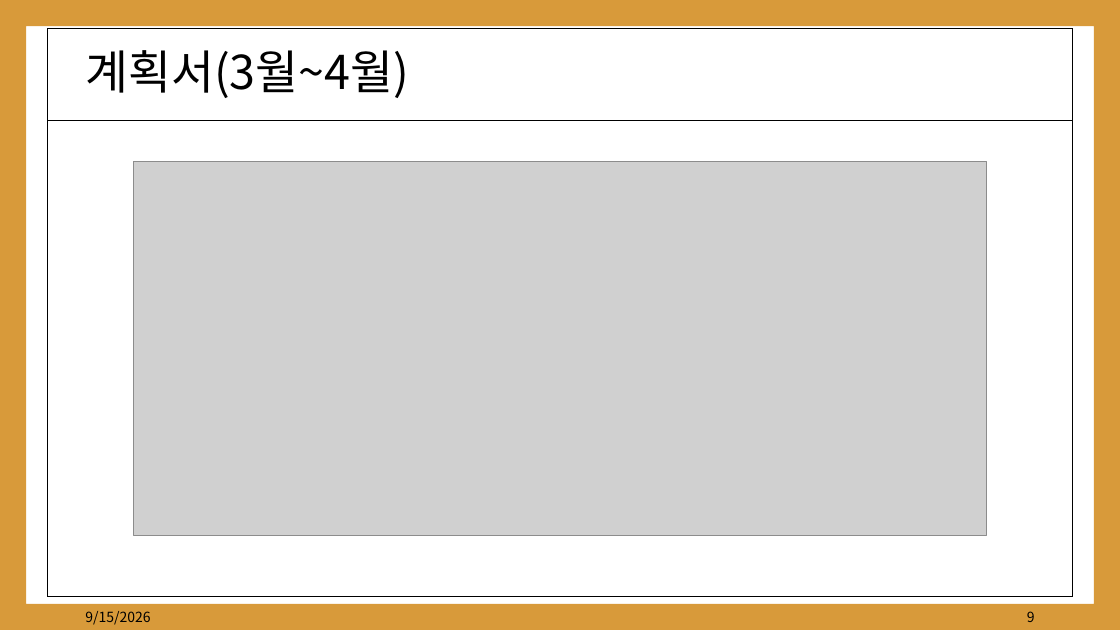
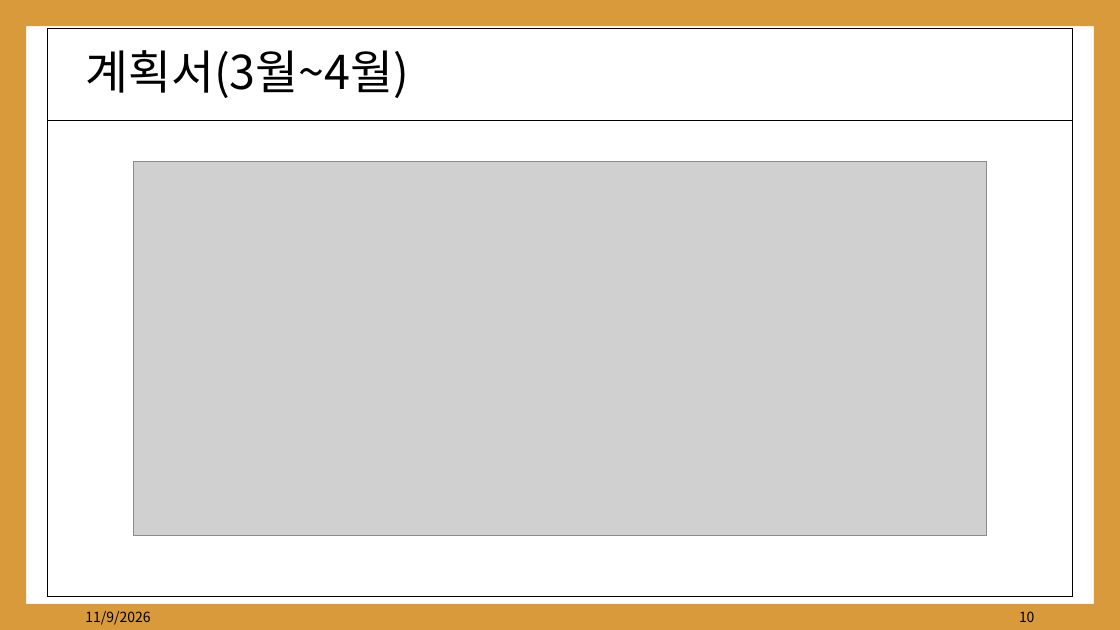
Before and after one commit to kwakyerin/2026_Graduation_Project, a slide deck: slide 10 of documents/HyunahKwon/01_works/01_designing/03_for_pt_professor/1차_연구분야기획서.pptx (slide 9 before the commit). Drawn at 1120x630 pixels with LibreOffice and Linux fonts; fonts in the diff are those of the drawing; grey boxes stand for pictures. Boxes give left, top, right and bottom in pixels: in the first picture for what was removed or moved away, otherwise in the second. Text is boxed around its words. In the diff, an @@ line names an element or a change of style, - is before the commit and + after.

```diff
--- a/documents/HyunahKwon/01_works/01_designing/03_for_pt_professor/1차_연구분야기획서.pptx
+++ b/documents/HyunahKwon/01_works/01_designing/03_for_pt_professor/1차_연구분야기획서.pptx
@@ text at bbox=[85, 611, 150, 625]: text changed @@
-9/15/2026
+11/9/2026
@@ page number at bbox=[1019, 611, 1035, 622]: text changed @@
-9
+10
```
Also in this commit, not shown: 4 other slides changed, 1 slide added, 3 other files.
